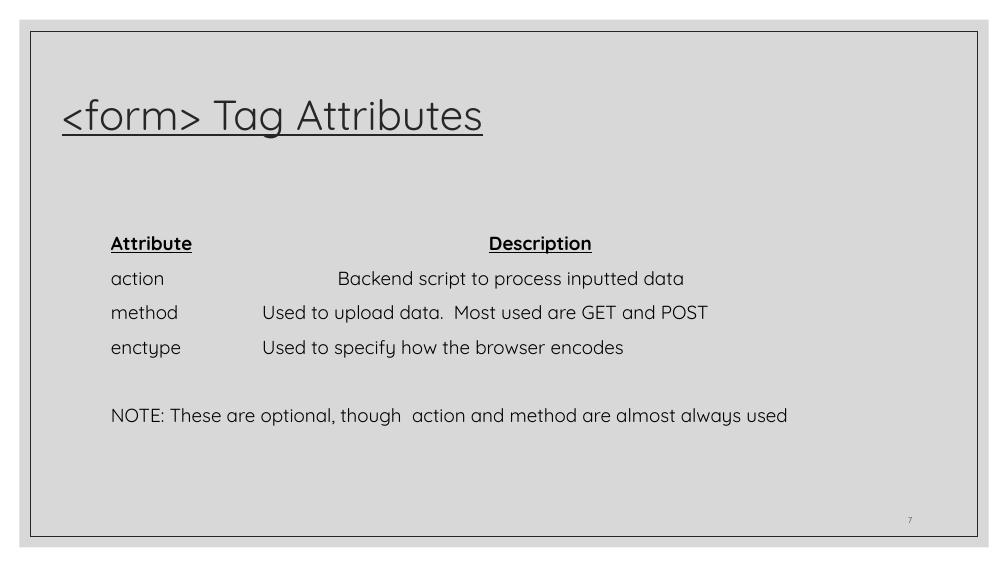
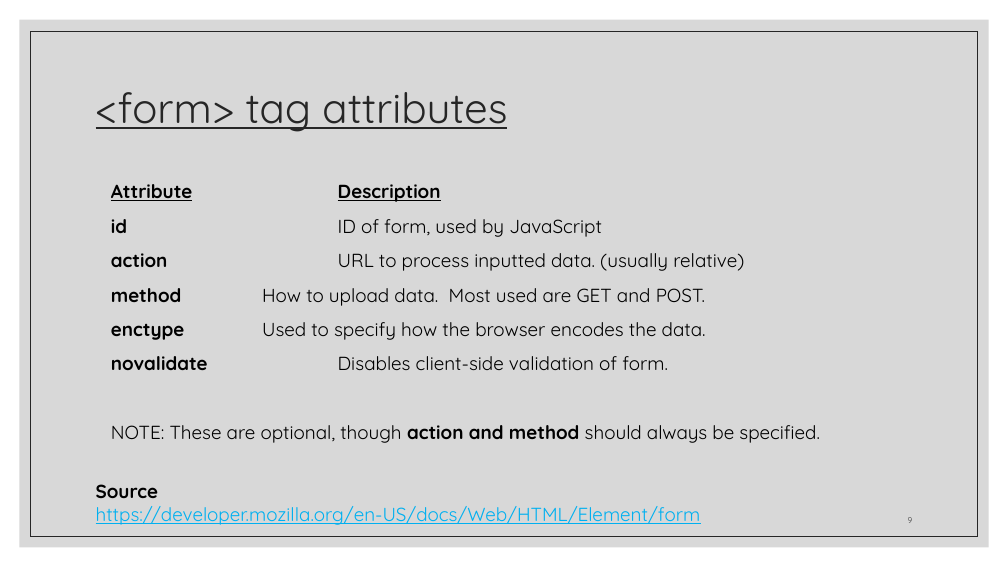
Before and after one commit to zackstotts/base-node-curriculum, a slide deck: slide 9 of unit_00/html_review/02 HTML Forms.pptx (slide 7 before the commit). Drawn at 1008x567 pixels with LibreOffice and Linux fonts; fonts in the diff are those of the drawing. Boxes give left, top, right and bottom in pixels: in the first picture for what was removed or moved away, otherwise in the second. Text is boxed around its words. In the diff, an @@ line names an element or a change of style, - is before the commit and + after.

Commit message:
Working on HTML form slides.

```diff
--- a/unit_00/html_review/02 HTML Forms.pptx
+++ b/unit_00/html_review/02 HTML Forms.pptx
@@ title at <box>96,92,507,132</box>: text changed @@
-<form> Tag Attributes
+<form> tag attributes
@@ text "Attribute Description": place and size @@
-text "Attribute Description" at <box>111,236,788,426</box>
+text "Attribute Description" at <box>111,184,819,443</box>
@@ text at <box>111,219,819,443</box>: text changed @@
-action Backend script to process inputted data
-method Used to upload data. Most used are GET and POST
-enctype Used to specify how the browser encodes
-NOTE: These are optional, though action and method are almost always used
+id ID of form, used by JavaScript
+action URL to process inputted data. (usually relative)
+method How to upload data. Most used are GET and POST.
+enctype Used to specify how the browser encodes the data.
+novalidate Disables client-side validation of form.
+NOTE: These are optional, though action and method should always be specified.
@@ text added at <box>96,484,701,525</box>, 18 pt, text #00B0F0, underline @@
+Source
+https://developer.mozilla.org/en-US/docs/Web/HTML/Element/form
```
Also in this commit, not shown: 18 other slides changed, 17 slides added, 3 slides removed, 1 other file.
